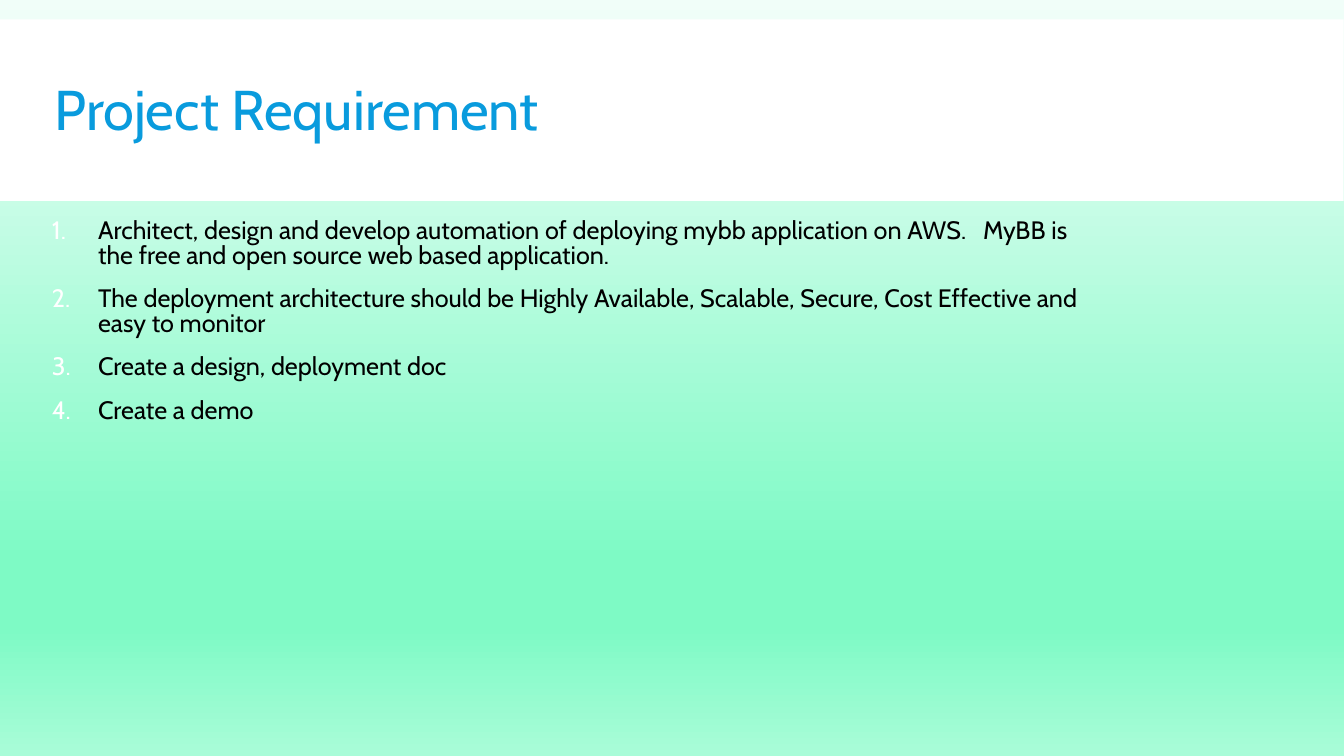
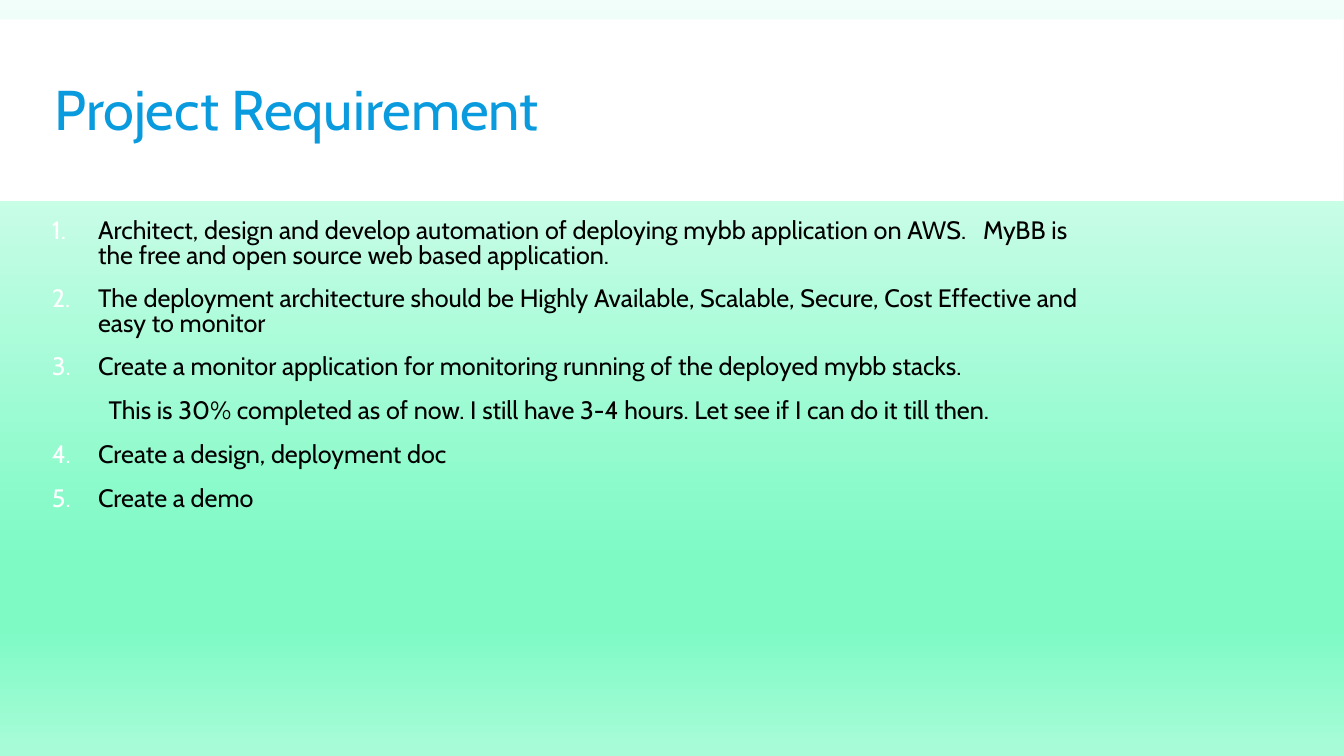
Before and after one commit to atul-shimpi/cloudify-mybb, a slide deck: slide 4 of Demo.pptx. Drawn at 1344x756 pixels with LibreOffice and Linux fonts; fonts in the diff are those of the drawing. Boxes give left, top, right and bottom in pixels: in the first picture for what was removed or moved away, otherwise in the second. Text is boxed around its words. In the diff, an @@ line names an element or a change of style, - is before the commit and + after.

Commit message:
Update ppt for monitoring app

```diff
--- a/Demo.pptx
+++ b/Demo.pptx
@@ text at <box>98,356,989,425</box>: paragraphs added @@
+3. Create a monitor application for monitoring running of the deployed mybb stacks.
+This is 30% completed as of now. I still have 3-4 hours. Let see if I can do it till then.
```
Also in this commit, not shown: 1 slide added.
